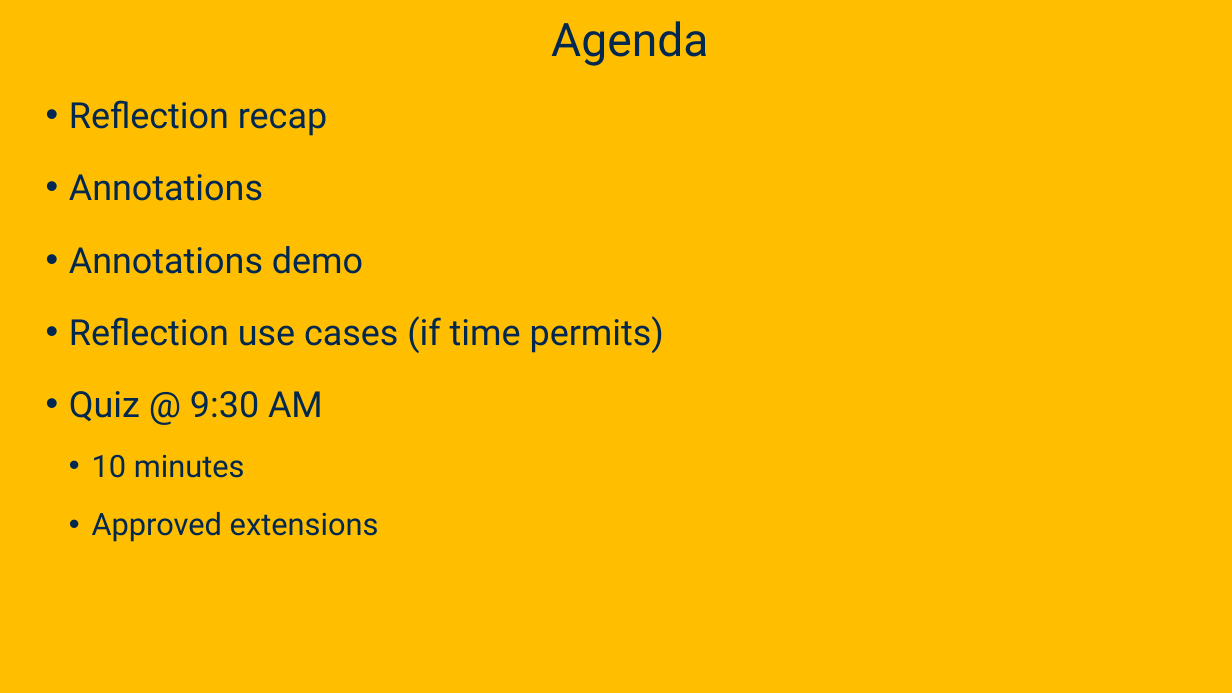
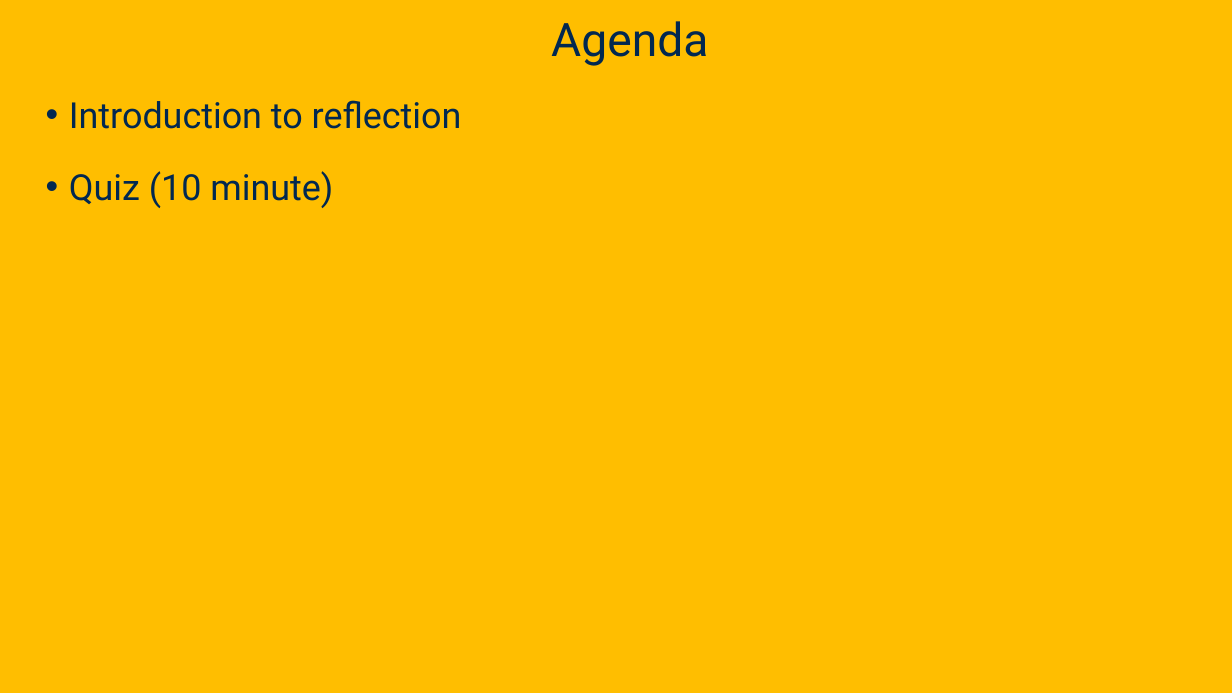
Before and after one commit to davsec-teaching/ecs160-f25, a slide deck: slide 2 of slides/5_annotations_and_reflection.pptx (slide 17 before the commit). Drawn at 1232x693 pixels with LibreOffice and Linux fonts; fonts in the diff are those of the drawing; background and template pictures are left out. Boxes give left, top, right and bottom in pixels: in the first picture for what was removed or moved away, otherwise in the second. Text is boxed around its words. In the diff, an @@ line names an element or a change of style, - is before the commit and + after.

```diff
--- a/slides/5_annotations_and_reflection.pptx
+++ b/slides/5_annotations_and_reflection.pptx
@@ text at <box>69,100,462,208</box>: text changed @@
-• Reflection recap
-• Annotations
-• Annotations demo
-• Reflection use cases (if time permits)
-• Quiz @ 9:30 AM
-  • 10 minutes
-  • Approved extensions
+• Introduction to reflection
+• Quiz (10 minute)
```
Also in this commit, not shown: 3 other slides changed.
